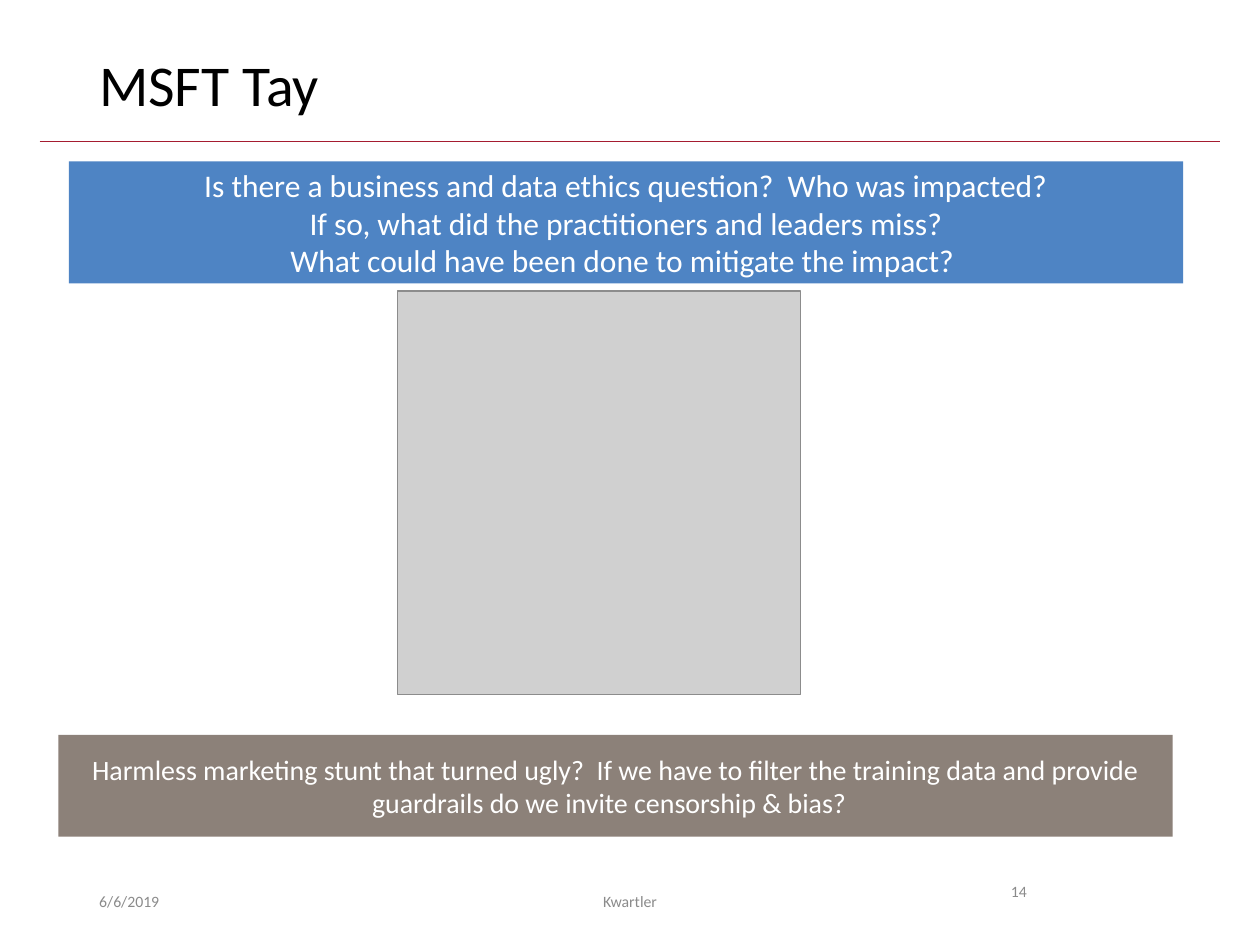
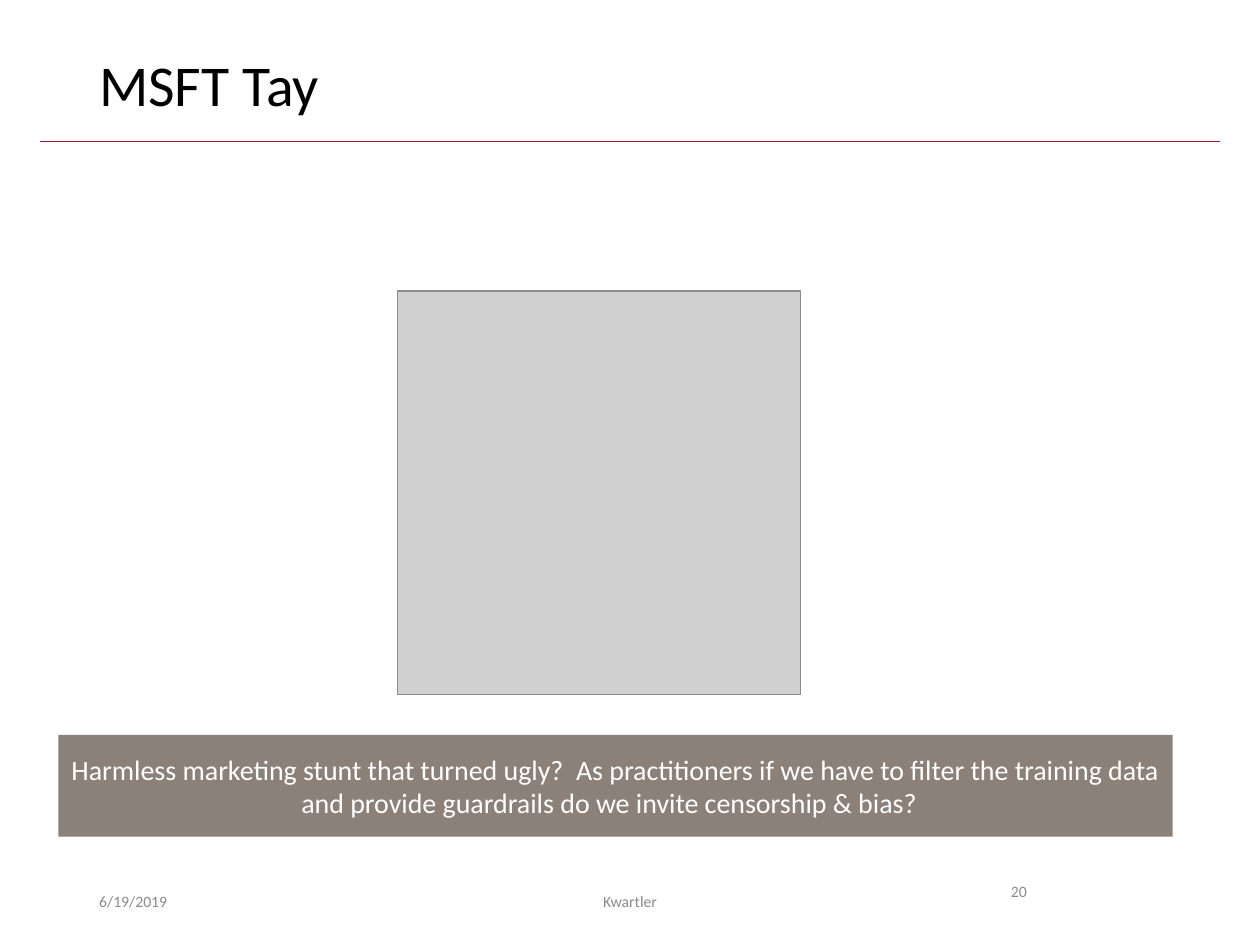
Before and after one commit to kwartler/GSERM_TextMining, a slide deck: slide 20 of D_Thursday/GSERM_Thursday_Ethics.pptx (slide 14 before the commit). Drawn at 1260x945 pixels with LibreOffice and Linux fonts; fonts in the diff are those of the drawing; grey boxes stand for pictures; background and template pictures are left out. Boxes give left, top, right and bottom in pixels: in the first picture for what was removed or moved away, otherwise in the second. Text is boxed around its words. In the diff, an @@ line names an element or a change of style, - is before the commit and + after.

```diff
--- a/D_Thursday/GSERM_Thursday_Ethics.pptx
+++ b/D_Thursday/GSERM_Thursday_Ethics.pptx
@@ rectangle removed at bbox=[69, 161, 1183, 284] @@
-Is there a business and data ethics question? Who was impacted?
-If so, what did the practitioners and leaders miss?
-What could have been done to mitigate the impact?
@@ text in rectangle at bbox=[71, 760, 1158, 818]: text changed @@
-Harmless marketing stunt that turned ugly? If we have to filter the training data and provide guardrails do we invite censorship & bias?
+Harmless marketing stunt that turned ugly? As practitioners if we have to filter the training data and provide guardrails do we invite censorship & bias?
@@ text at bbox=[99, 896, 167, 908]: text changed @@
-6/6/2019
+6/19/2019
@@ page number at bbox=[1011, 887, 1027, 897]: text changed @@
-14
+20
```
Also in this commit, not shown: 27 other slides changed, 9 slides added, 1 slide removed, 1 other file.
